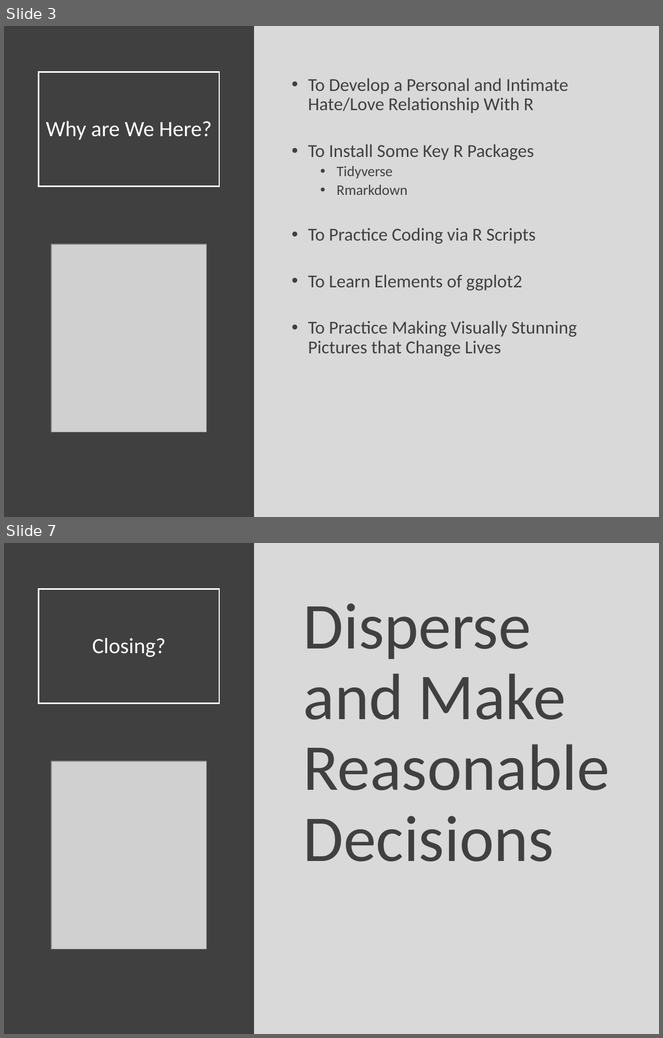
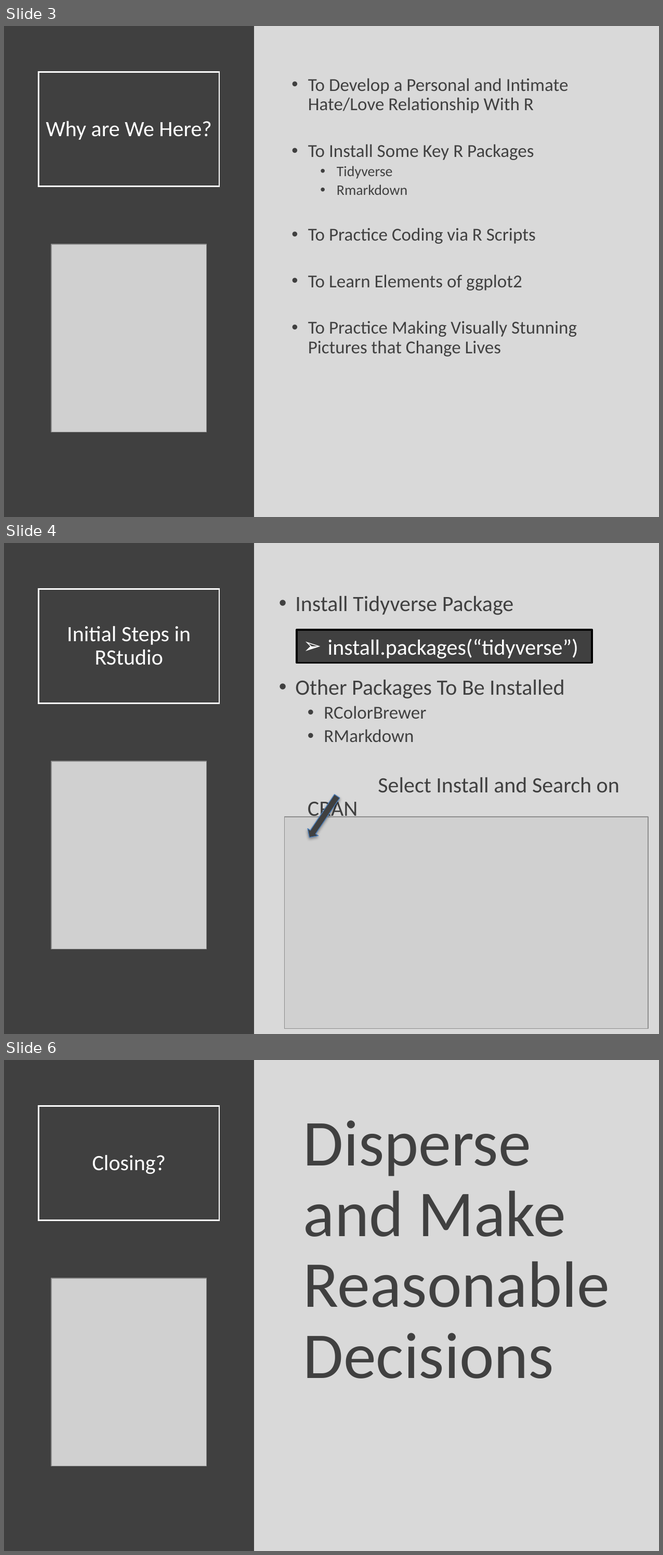
Before and after one commit to Yixf-Self/STOR320_WEBSITE, a slide deck: Lectures/Lecture 2/STOR 320 Lecture 2.pptx. Shown one above the other, each under a label of ours: slides 3 and 7 before the commit, slides 3, 4 and 6 after it; the slides between them are not shown. The pictures are 663x1038 and 663x1555 pixels, drawn with LibreOffice and Linux fonts; fonts in the diff are those of the drawing; grey boxes stand for pictures. Boxes give left, top, right and bottom in pixels: in the first picture for what was removed or moved away, otherwise in the second. Text is boxed around its words. In the diff, an @@ line names an element or a change of style, - is before the commit and + after.

```diff
--- a/Lectures/Lecture 2/STOR 320 Lecture 2.pptx
+++ b/Lectures/Lecture 2/STOR 320 Lecture 2.pptx
@@ slide 4 added at (4, 543, 659, 1034), background #D9D9D9 @@
@@ rectangle added at (4, 543, 254, 1034), fill #404040 @@
@@ title added at (39, 589, 220, 704), outline #FFFFFF 1.5 pt, 24 pt, text #FFFFFF @@
+Initial Steps in RStudio
@@ text added at (295, 596, 620, 793), 24 pt, text #404040 @@
+• Install Tidyverse Package
+• Other Packages To Be Installed
+  • RColorBrewer
+  • RMarkdown
+  Select Install and Search on CRAN
@@ rectangle added at (297, 629, 592, 662), fill #404040, outline #000000 2 pt, 24 pt, text #FFFFFF @@
+➢ install.packages(“tidyverse”)
@@ picture added at (51, 761, 206, 949) @@
@@ right arrow added at (304, 793, 343, 841), fill #404040, outline #4B7EBC 0.75 pt @@
@@ picture added at (284, 817, 648, 1029) @@
@@ what was slide 7 is now slide 6 @@
```
Also in this commit, not shown: 1 slide changed, 1 other slide added, 3 slides removed, 9 other files.
